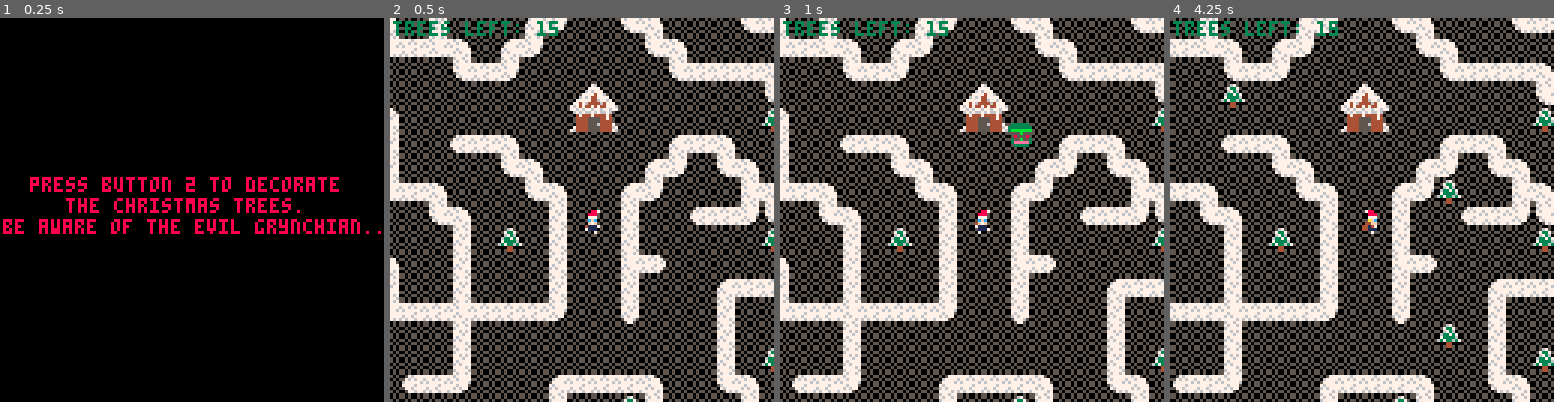
Above: before the commit, frames 1-4 (left to right).
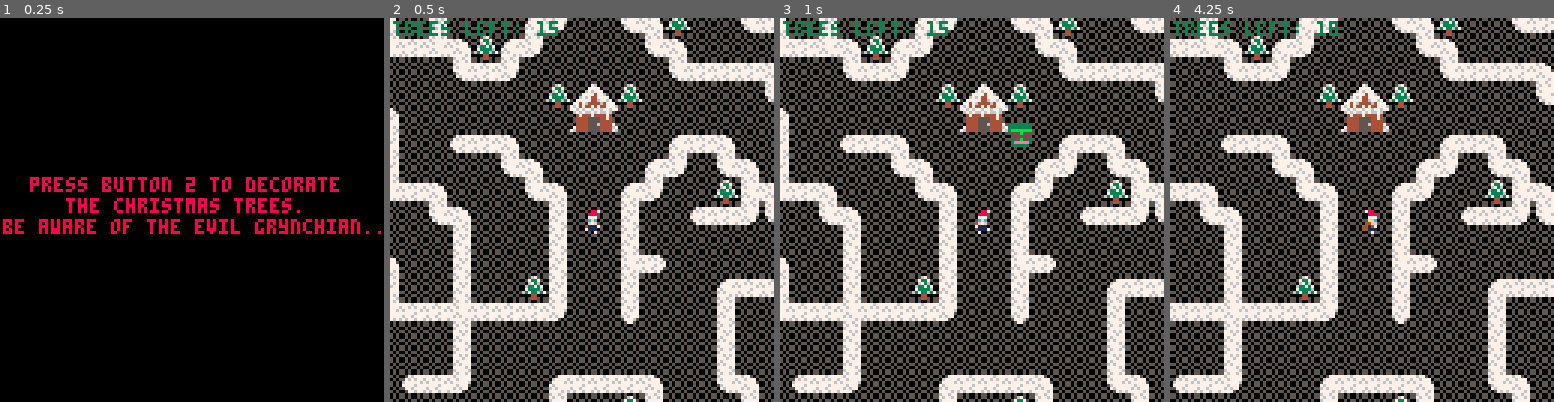
Above: after the commit, the same moments.

Repository: HerrKerls/Jam1
Game: PICO-8 cartridge jam1.p8
Same seed, same stepped clock (60 frames per second), same inputs: the game is played once before the commit and once after it.
Inputs:
- Up to frame 1 (0.25 s): no input
- Up to frame 2 (0.5 s): tap X (X key) at 0.33 s
- Up to frame 3 (1 s): tap O (Z key) at 0.7 s
- Up to frame 4 (4.25 s): tap X (X key) at 1.07, 1.85, 2.97, 4.08 s; hold Right 1.6-2.1 s; tap O (Z key) every 0.4 s from 1.7 to 4.1 s; hold Up 2.15-2.42 s; hold Right 2.47-3.03 s; hold Left 3.08-3.58 s; hold Down 3.63-3.97 s; hold Right from 4.02 s (still down)

Frame 1 is identical in both runs. In frame 2, 1.8% of the frame differs, in the area x 21-100%, y 0-93%; in frame 3, 1.8%; in frame 4, 2.8%, in the area x 13-100%, y 0-93%.

Commit message:
random trees removed

Diff:
--- a/jam1.p8
+++ b/jam1.p8
@@ -74,22 +74,15 @@
  mset( 3, 28, 75)
  mset(17, 28, 75)
  mset(30, 30, 75)
-
- -- 6 trees random
-
- t = 0
- ::treeloop::
- for tx = 1, 30, flr(rnd(10))+5 do
-  for ty = 1, 30, flr(rnd(10))+5 do
-   if (mget(tx, ty) == 74) then
-    mset(tx, ty, 75)
-    t += 1
-   end
-  end
- end
- if (t < 6) then
-  goto treeloop
- end
+ -- 7 trees additional
+ mset(13,  5, 75)
+ mset(19, 12, 75)
+ mset(11, 13, 75)
+ mset(14, 15, 75)
+ mset(17, 15, 75)
+ mset(21, 19, 75)
+ mset(13, 23, 75)
+
 
 end
 
